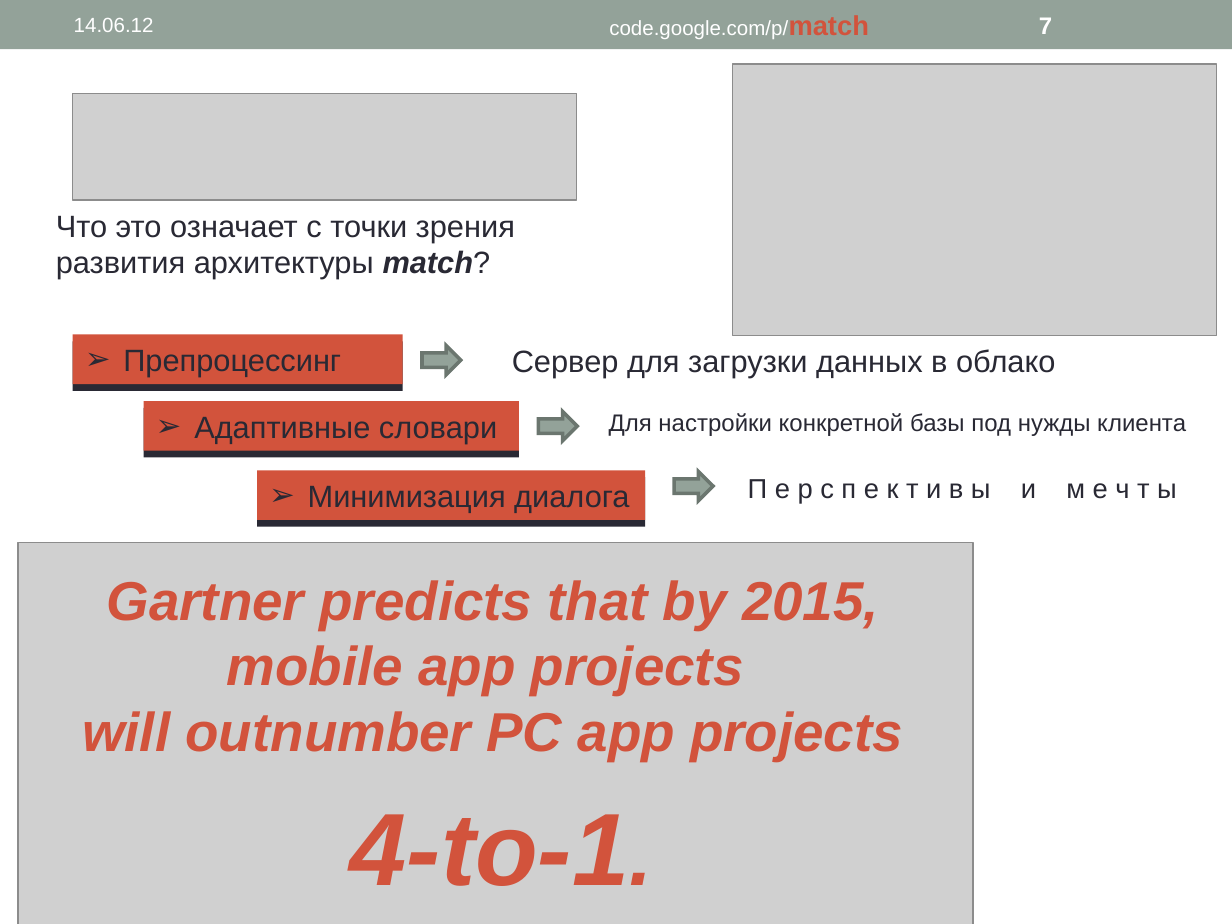
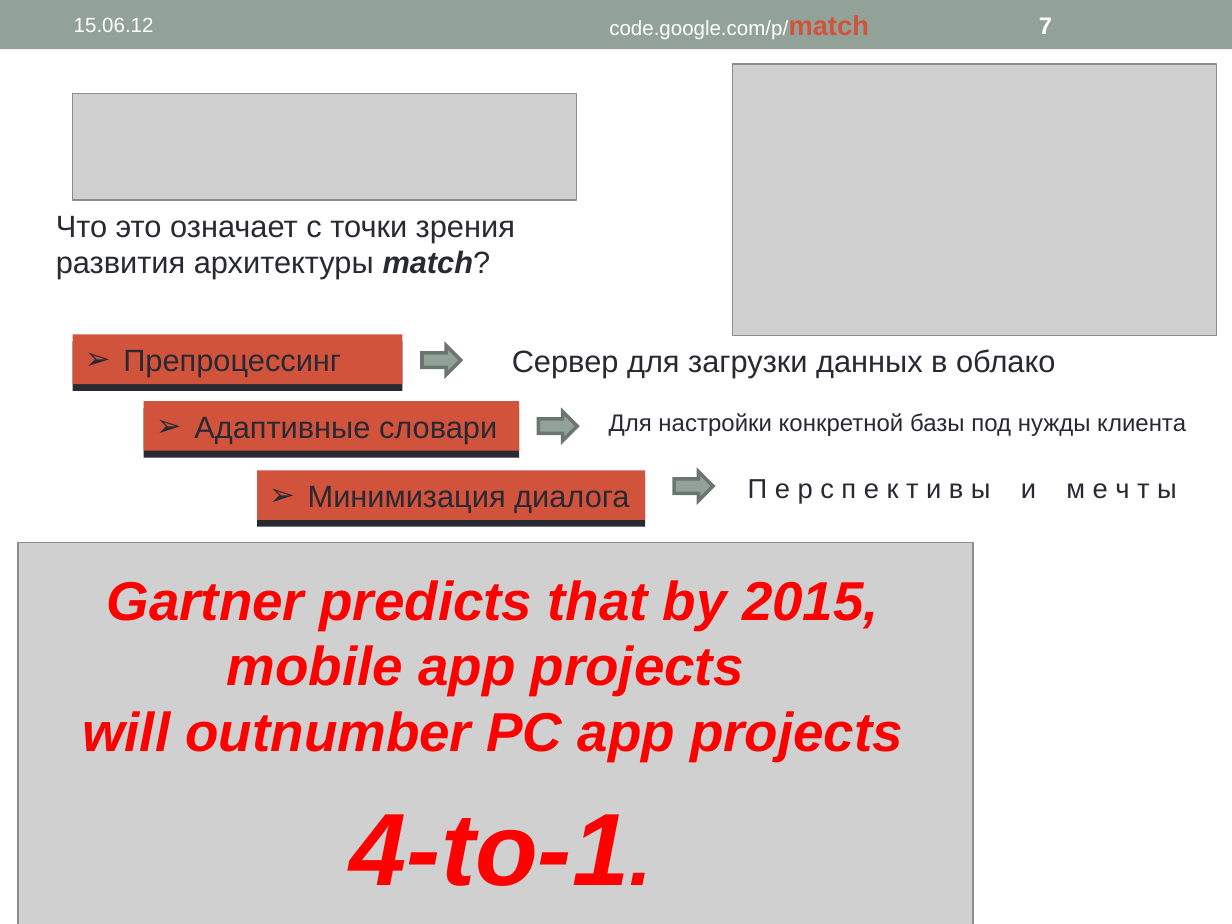
Before and after one commit to PavelKhrapkin/match, a slide deck: slide 7 of wiki/match.ppt. Drawn at 1232x924 pixels with LibreOffice and Linux fonts; fonts in the diff are those of the drawing; grey boxes stand for pictures. Boxes give left, top, right and bottom in pixels: in the first picture for what was removed or moved away, otherwise in the second. Text is boxed around its words. In the diff, an @@ line names an element or a change of style, - is before the commit and + after.

```diff
--- a/wiki/match.ppt
+++ b/wiki/match.ppt
@@ text at box(74, 18, 154, 32): text changed @@
-14.06.12
+15.06.12
@@ text "Gartner predicts that by 2015, ..." at box(82, 580, 903, 886): text colour #D2533C to #FF0000 @@
```
Also in this commit, not shown: 7 other slides changed.
